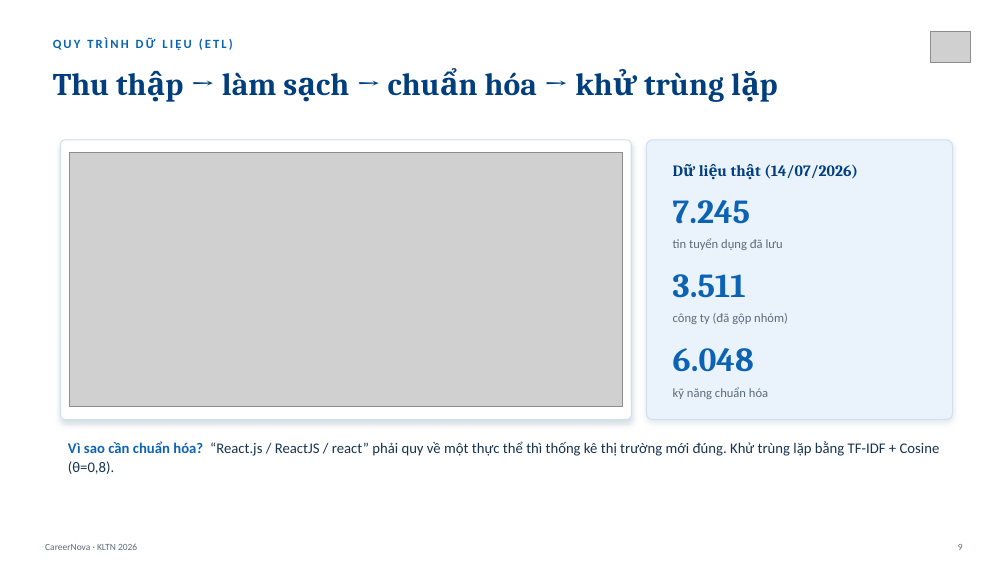
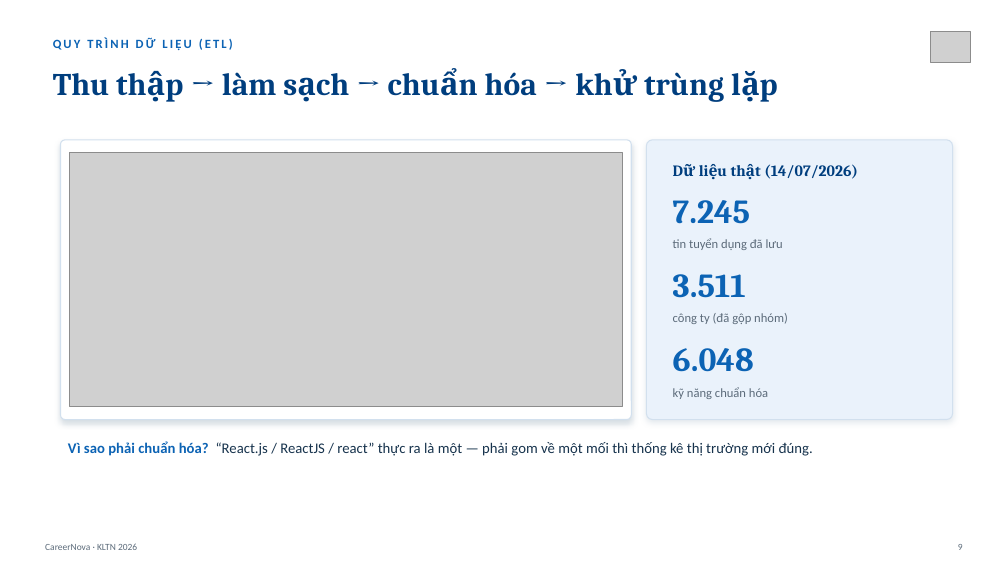
Before and after one commit to Myy1112/082026, a slide deck: slide 9 of CareerNova_Slide_BaoVe.pptx. Drawn at 1008x567 pixels with LibreOffice and Linux fonts; fonts in the diff are those of the drawing; grey boxes stand for pictures. Boxes give left, top, right and bottom in pixels: in the first picture for what was removed or moved away, otherwise in the second. Text is boxed around its words. In the diff, an @@ line names an element or a change of style, - is before the commit and + after.

```diff
--- a/CareerNova_Slide_BaoVe.pptx
+++ b/CareerNova_Slide_BaoVe.pptx
@@ text at [68,441,813,456]: text changed @@
-Vì sao cần chuẩn hóa? “React.js / ReactJS / react” phải quy về một thực thể thì thống kê thị trường mới đúng. Khử trùng lặp bằng TF-IDF + Cosine (θ=0,8).
+Vì sao phải chuẩn hóa? “React.js / ReactJS / react” thực ra là một — phải gom về một mối thì thống kê thị trường mới đúng.
```
Also in this commit, not shown: 10 other slides changed, 4 other files.
